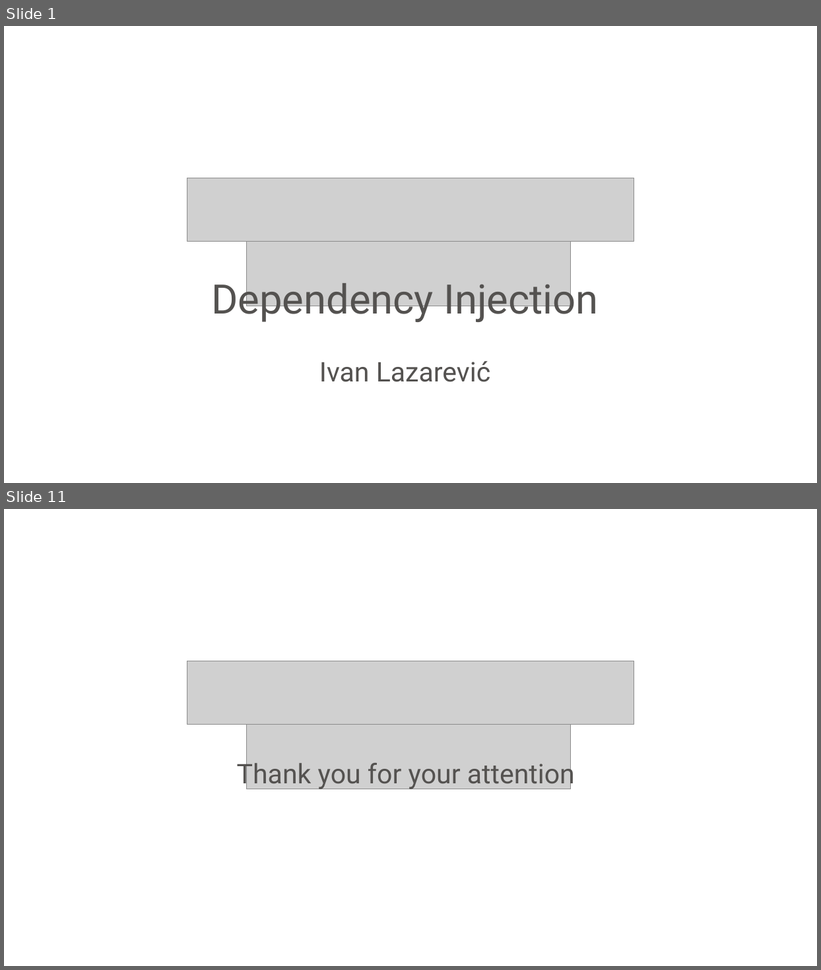
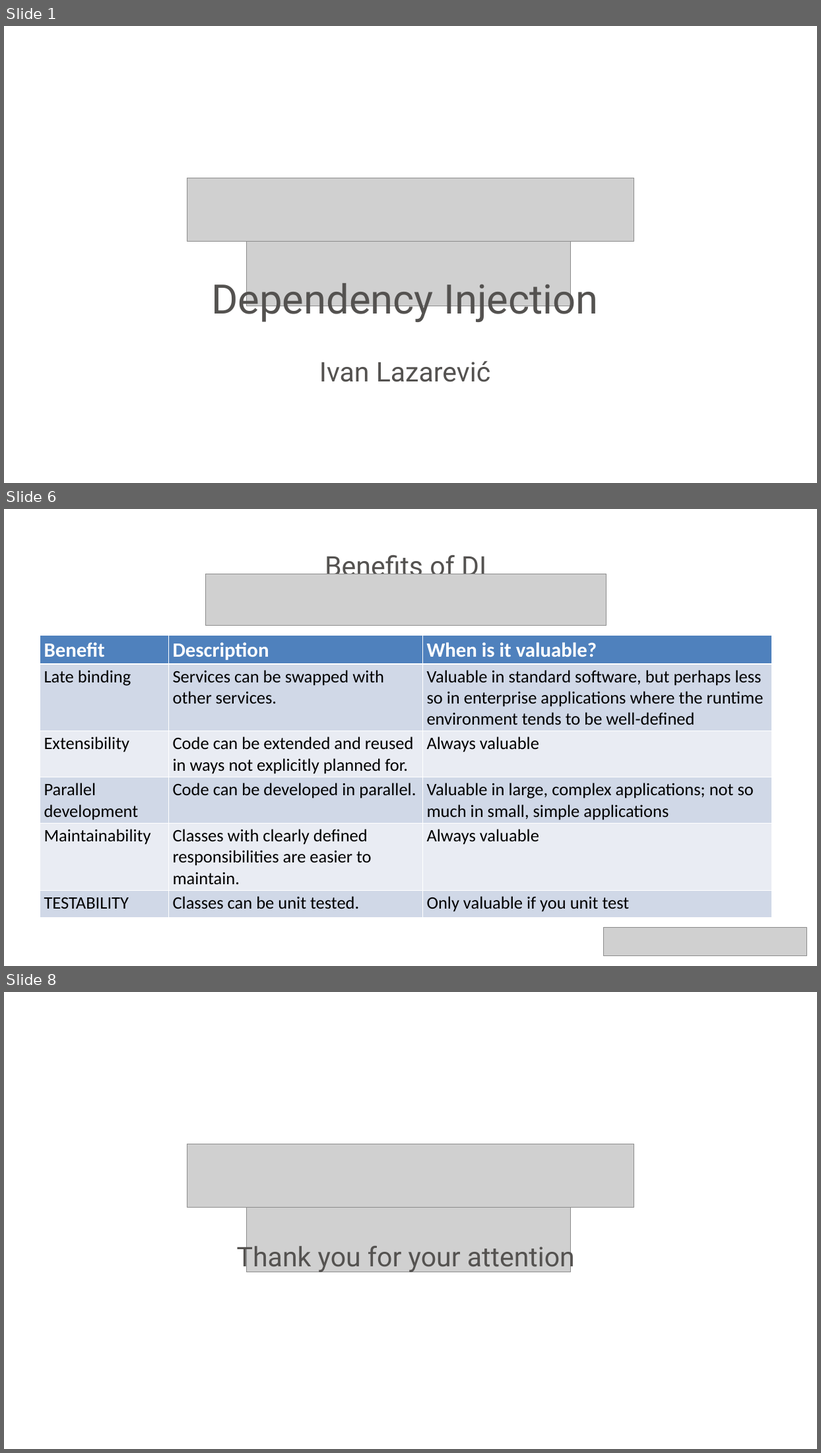
Before and after one commit to neman/DI-Course, a slide deck: DI Course.pptx. Shown one above the other, each under a label of ours: slides 1 and 11 before the commit, slides 1, 6 and 8 after it; the slides between them are not shown. The pictures are 821x970 and 821x1453 pixels, drawn with LibreOffice and Linux fonts; fonts in the diff are those of the drawing; grey boxes stand for pictures; background and template pictures are left out. Boxes give left, top, right and bottom in pixels: in the first picture for what was removed or moved away, otherwise in the second. Text is boxed around its words. In the diff, an @@ line names an element or a change of style, - is before the commit and + after.

Commit message:
Changed ppt

```diff
--- a/DI Course.pptx
+++ b/DI Course.pptx
@@ slide 6 added at box(4, 509, 817, 966), background picture (left out) @@
@@ text added at box(325, 551, 486, 583), 48 pt, text #545250 @@
+Benefits of DI
@@ picture added at box(206, 574, 607, 626) @@
@@ table added at box(40, 636, 772, 918), 6 rows, 3 columns @@
+Benefit | Description | When is it valuable?
+Late binding | Services can be swapped with other services. | Valuable in standard software, but perhaps less so in enterprise applications where the runtime environment tends to be well-defined
+Extensibility | Code can be extended and reused in ways not explicitly planned for. | Always valuable
+Parallel development | Code can be developed in parallel. | Valuable in large, complex applications; not so much in small, simple applications
+Maintainability | Classes with clearly defined responsibilities are easier to maintain. | Always valuable
+TESTABILITY | Classes can be unit tested. | Only valuable if you unit test
@@ picture added at box(604, 927, 807, 956) @@
@@ what was slide 11 is now slide 8 @@
```
Also in this commit, not shown: 1 slide changed, 4 other slides added, 8 slides removed, 1 other file.
